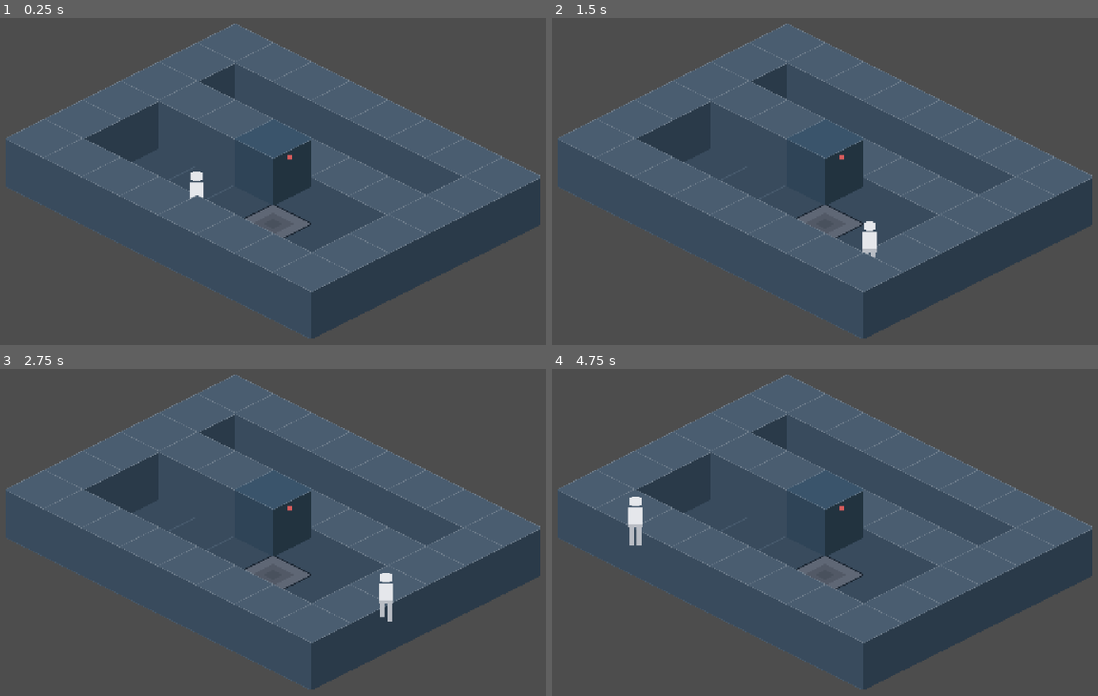
Above: before the commit, frames 1-4 (two rows, left to right).
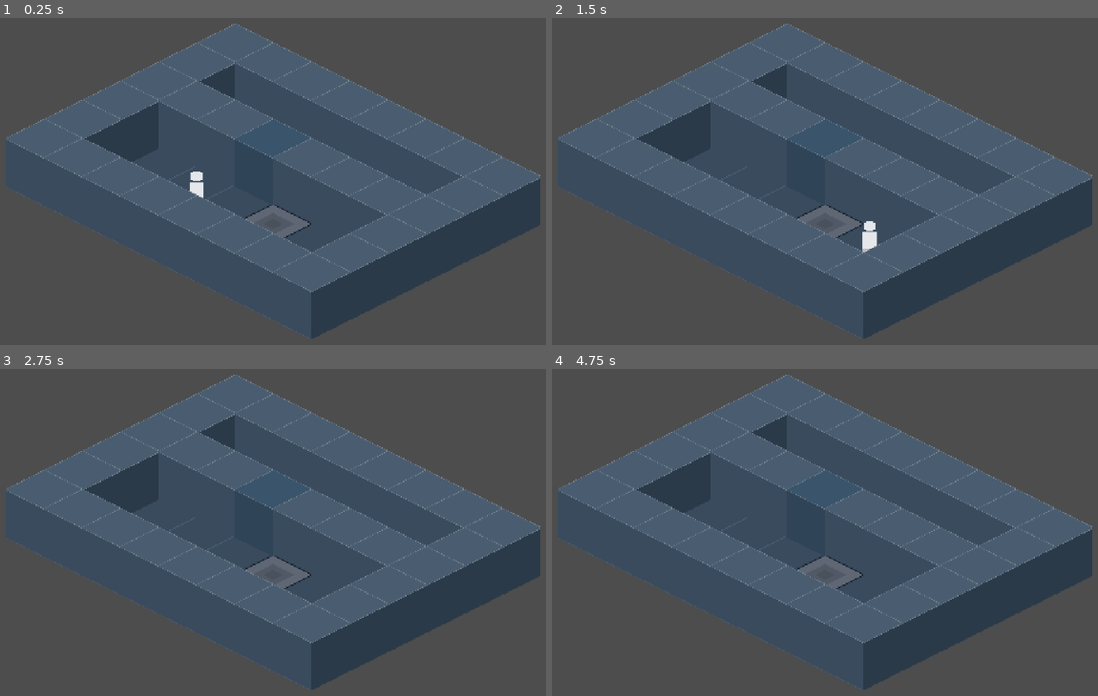
Above: after the commit, the same moments.

Repository: Balsam1213/echoes-of-yesterday
Game: Godot game, scene res://scenes/dev/dev_mechanisms.tscn
The game is run twice, just before and just after one commit, with the same random seed, the same clock (stepped at 60 frames per second) and the same inputs.
Inputs:
- Up to frame 1 (0.25 s): no input
- Up to frame 2 (1.5 s): tap Enter at 0.5 s; hold D (move_right) 0.53-1.28 s; tap E (interact) at 0.6, 1.35 s; hold S (move_down) from 1.28 s (still down)
- Up to frame 3 (2.75 s): release S (move_down) at 2.03 s; hold D (move_right) from 2.03 s (still down); tap E (interact) at 2.1 s
- Up to frame 4 (4.75 s): release D (move_right) at 2.78 s; hold W (move_up) 2.78-3.53 s; tap E (interact) at 2.85, 3.6, 4.35 s; hold A (move_left) from 3.53 s (still down)

The runs differ from the first frame. In frame 1, 1.0% of the frame differs, in the area x 34-97%, y 36-58%; in frame 2, 1.1%; in frame 3, 1.3%; in frame 4, 1.4%, in the area x 13-97%, y 36-58%.

Commit message:
fix(dev): 墙体贴图偏移改用 Sprite2D.offset,Y-sort 基准回脚印格位(修墙躺倒穿模);冒烟增底墙遮挡场景

Diff:
--- a/EchoesOfYesterday/scenes/dev/dev_mechanisms.tscn
+++ b/EchoesOfYesterday/scenes/dev/dev_mechanisms.tscn
@@ -39,187 +39,216 @@
 [sub_resource type="RectangleShape2D" id="RectangleShape2D_c0oxv"]
 size = Vector2(103.55418, 14)
 
-[node name="DevMechanisms" type="Node2D" unique_id=1821516071]
+[node name="DevMechanisms" type="Node2D" unique_id=862901063]
 script = ExtResource("1_t70o4")
 
-[node name="Floor" type="TileMapLayer" parent="." unique_id=2026852258]
+[node name="Floor" type="TileMapLayer" parent="." unique_id=988600950]
 tile_map_data = PackedByteArray("AAAAAAAAAAAAAAAAAAAAAAEAAAAAAAAAAAAAAAIAAAAAAAAAAAAAAAMAAAAAAAAAAAAAAAQAAAAAAAAAAAAAAA …(688 unchanged characters)…
 tile_set = SubResource("TileSet_qypkh")
 
-[node name="Boundary" type="StaticBody2D" parent="." unique_id=542240605]
-collision_mask = 0
-
-[node name="@CollisionShape2D@2" type="CollisionShape2D" parent="Boundary" unique_id=988461792]
+[node name="Boundary" type="StaticBody2D" parent="." unique_id=1971430031]
+collision_mask = 0
+
+[node name="@CollisionShape2D@2" type="CollisionShape2D" parent="Boundary" unique_id=1413036446]
 position = Vector2(154.63344, 74.73312)
 rotation = 0.4636476
 shape = SubResource("RectangleShape2D_gm4wa")
 
-[node name="@CollisionShape2D@3" type="CollisionShape2D" parent="Boundary" unique_id=403427502]
+[node name="@CollisionShape2D@3" type="CollisionShape2D" parent="Boundary" unique_id=235032683]
 position = Vector2(186.63344, 165.26688)
 rotation = 2.6779451
 shape = SubResource("RectangleShape2D_3dmmu")
 
-[node name="@CollisionShape2D@4" type="CollisionShape2D" parent="Boundary" unique_id=488194938]
+[node name="@CollisionShape2D@4" type="CollisionShape2D" parent="Boundary" unique_id=1895517864]
 position = Vector2(-26.633438, 149.26688)
 rotation = -2.6779451
 shape = SubResource("RectangleShape2D_mjcft")
 
-[node name="@CollisionShape2D@5" type="CollisionShape2D" parent="Boundary" unique_id=1030120173]
+[node name="@CollisionShape2D@5" type="CollisionShape2D" parent="Boundary" unique_id=2003696988]
 position = Vector2(-58.63344, 58.733124)
 rotation = -0.4636476
 shape = SubResource("RectangleShape2D_77al3")
 
-[node name="YSorted" type="Node2D" parent="." unique_id=1669271590]
+[node name="YSorted" type="Node2D" parent="." unique_id=334919033]
 y_sort_enabled = true
 
-[node name="@Sprite2D@6" type="Sprite2D" parent="YSorted" unique_id=1963004389]
-position = Vector2(32, -8)
-texture = ExtResource("3_jucjc")
-
-[node name="@Sprite2D@7" type="Sprite2D" parent="YSorted" unique_id=968760052]
-position = Vector2(0, 8)
-texture = ExtResource("3_jucjc")
-
-[node name="@Sprite2D@8" type="Sprite2D" parent="YSorted" unique_id=1089097070]
-position = Vector2(-32, 24)
-texture = ExtResource("3_jucjc")
-
-[node name="@Sprite2D@9" type="Sprite2D" parent="YSorted" unique_id=329062011]
-position = Vector2(-64, 40)
-texture = ExtResource("3_jucjc")
-
-[node name="@Sprite2D@10" type="Sprite2D" parent="YSorted" unique_id=1736220198]
-position = Vector2(-96, 56)
-texture = ExtResource("3_jucjc")
-
-[node name="@Sprite2D@11" type="Sprite2D" parent="YSorted" unique_id=1853195467]
-position = Vector2(-128, 72)
-texture = ExtResource("3_jucjc")
-
-[node name="@Sprite2D@12" type="Sprite2D" parent="YSorted" unique_id=505480990]
-position = Vector2(64, 8)
-texture = ExtResource("3_jucjc")
-
-[node name="@Sprite2D@13" type="Sprite2D" parent="YSorted" unique_id=1083163771]
-position = Vector2(-96, 88)
-texture = ExtResource("3_jucjc")
-
-[node name="@Sprite2D@14" type="Sprite2D" parent="YSorted" unique_id=350976340]
-position = Vector2(96, 24)
-texture = ExtResource("3_jucjc")
-
-[node name="@Sprite2D@15" type="Sprite2D" parent="YSorted" unique_id=1060462720]
-position = Vector2(-64, 104)
-texture = ExtResource("3_jucjc")
-
-[node name="@Sprite2D@16" type="Sprite2D" parent="YSorted" unique_id=521570040]
-position = Vector2(128, 40)
-texture = ExtResource("3_jucjc")
-
-[node name="@Sprite2D@17" type="Sprite2D" parent="YSorted" unique_id=101847524]
-position = Vector2(-32, 120)
-texture = ExtResource("3_jucjc")
-
-[node name="@Sprite2D@18" type="Sprite2D" parent="YSorted" unique_id=1257135660]
-position = Vector2(160, 56)
-texture = ExtResource("3_jucjc")
-
-[node name="@Sprite2D@19" type="Sprite2D" parent="YSorted" unique_id=381446506]
-position = Vector2(0, 136)
-texture = ExtResource("3_jucjc")
-
-[node name="@Sprite2D@20" type="Sprite2D" parent="YSorted" unique_id=187021777]
-position = Vector2(192, 72)
-texture = ExtResource("3_jucjc")
-
-[node name="@Sprite2D@21" type="Sprite2D" parent="YSorted" unique_id=1921352517]
-position = Vector2(32, 152)
-texture = ExtResource("3_jucjc")
-
-[node name="@Sprite2D@22" type="Sprite2D" parent="YSorted" unique_id=2045308116]
-position = Vector2(224, 88)
-texture = ExtResource("3_jucjc")
-
-[node name="@Sprite2D@23" type="Sprite2D" parent="YSorted" unique_id=1711966493]
-position = Vector2(64, 168)
-texture = ExtResource("3_jucjc")
-
-[node name="@Sprite2D@24" type="Sprite2D" parent="YSorted" unique_id=1994777352]
-position = Vector2(256, 104)
-texture = ExtResource("3_jucjc")
-
-[node name="@Sprite2D@25" type="Sprite2D" parent="YSorted" unique_id=1977728794]
-position = Vector2(224, 120)
-texture = ExtResource("3_jucjc")
-
-[node name="@Sprite2D@26" type="Sprite2D" parent="YSorted" unique_id=353895014]
-position = Vector2(192, 136)
-texture = ExtResource("3_jucjc")
-
-[node name="@Sprite2D@27" type="Sprite2D" parent="YSorted" unique_id=1708611947]
-position = Vector2(160, 152)
-texture = ExtResource("3_jucjc")
-
-[node name="@Sprite2D@28" type="Sprite2D" parent="YSorted" unique_id=952884389]
-position = Vector2(128, 168)
-texture = ExtResource("3_jucjc")
-
-[node name="@Sprite2D@29" type="Sprite2D" parent="YSorted" unique_id=1059461470]
-position = Vector2(96, 184)
-texture = ExtResource("3_jucjc")
-
-[node name="@Sprite2D@30" type="Sprite2D" parent="YSorted" unique_id=438017661]
-position = Vector2(0, 40)
-texture = ExtResource("3_jucjc")
-
-[node name="@Sprite2D@31" type="Sprite2D" parent="YSorted" unique_id=1534628938]
-position = Vector2(32, 56)
-texture = ExtResource("3_jucjc")
-
-[node name="@Sprite2D@32" type="Sprite2D" parent="YSorted" unique_id=818173039]
-position = Vector2(96, 88)
-texture = ExtResource("3_jucjc")
-
-[node name="@Sprite2D@33" type="Sprite2D" parent="YSorted" unique_id=908095519]
-position = Vector2(128, 104)
-texture = ExtResource("3_jucjc")
-
-[node name="@Sprite2D@34" type="Sprite2D" parent="YSorted" unique_id=1900452111]
-position = Vector2(160, 120)
-texture = ExtResource("3_jucjc")
-
-[node name="PressureSwitch" type="Area2D" parent="YSorted" unique_id=1292401468 instance=ExtResource("4_kdvtn")]
+[node name="@Sprite2D@6" type="Sprite2D" parent="YSorted" unique_id=796629372]
+position = Vector2(32, 16)
+texture = ExtResource("3_jucjc")
+offset = Vector2(0, -24)
+
+[node name="@Sprite2D@7" type="Sprite2D" parent="YSorted" unique_id=1407209199]
+position = Vector2(0, 32)
+texture = ExtResource("3_jucjc")
+offset = Vector2(0, -24)
+
+[node name="@Sprite2D@8" type="Sprite2D" parent="YSorted" unique_id=581726120]
+position = Vector2(-32, 48)
+texture = ExtResource("3_jucjc")
+offset = Vector2(0, -24)
+
+[node name="@Sprite2D@9" type="Sprite2D" parent="YSorted" unique_id=1327588504]
+position = Vector2(-64, 64)
+texture = ExtResource("3_jucjc")
+offset = Vector2(0, -24)
+
+[node name="@Sprite2D@10" type="Sprite2D" parent="YSorted" unique_id=772804822]
+position = Vector2(-96, 80)
+texture = ExtResource("3_jucjc")
+offset = Vector2(0, -24)
+
+[node name="@Sprite2D@11" type="Sprite2D" parent="YSorted" unique_id=98760150]
+position = Vector2(-128, 96)
+texture = ExtResource("3_jucjc")
+offset = Vector2(0, -24)
+
+[node name="@Sprite2D@12" type="Sprite2D" parent="YSorted" unique_id=1338939790]
+position = Vector2(64, 32)
+texture = ExtResource("3_jucjc")
+offset = Vector2(0, -24)
+
+[node name="@Sprite2D@13" type="Sprite2D" parent="YSorted" unique_id=276531579]
+position = Vector2(-96, 112)
+texture = ExtResource("3_jucjc")
+offset = Vector2(0, -24)
+
+[node name="@Sprite2D@14" type="Sprite2D" parent="YSorted" unique_id=330719686]
+position = Vector2(96, 48)
+texture = ExtResource("3_jucjc")
+offset = Vector2(0, -24)
+
+[node name="@Sprite2D@15" type="Sprite2D" parent="YSorted" unique_id=1948458803]
+position = Vector2(-64, 128)
+texture = ExtResource("3_jucjc")
+offset = Vector2(0, -24)
+
+[node name="@Sprite2D@16" type="Sprite2D" parent="YSorted" unique_id=56879980]
+position = Vector2(128, 64)
+texture = ExtResource("3_jucjc")
+offset = Vector2(0, -24)
+
+[node name="@Sprite2D@17" type="Sprite2D" parent="YSorted" unique_id=373196708]
+position = Vector2(-32, 144)
+texture = ExtResource("3_jucjc")
+offset = Vector2(0, -24)
+
+[node name="@Sprite2D@18" type="Sprite2D" parent="YSorted" unique_id=1268918904]
+position = Vector2(160, 80)
+texture = ExtResource("3_jucjc")
+offset = Vector2(0, -24)
+
+[node name="@Sprite2D@19" type="Sprite2D" parent="YSorted" unique_id=543474471]
+position = Vector2(0, 160)
+texture = ExtResource("3_jucjc")
+offset = Vector2(0, -24)
+
+[node name="@Sprite2D@20" type="Sprite2D" parent="YSorted" unique_id=1413724273]
+position = Vector2(192, 96)
+texture = ExtResource("3_jucjc")
+offset = Vector2(0, -24)
+
+[node name="@Sprite2D@21" type="Sprite2D" parent="YSorted" unique_id=103157421]
+position = Vector2(32, 176)
+texture = ExtResource("3_jucjc")
+offset = Vector2(0, -24)
+
+[node name="@Sprite2D@22" type="Sprite2D" parent="YSorted" unique_id=148914367]
+position = Vector2(224, 112)
+texture = ExtResource("3_jucjc")
+offset = Vector2(0, -24)
+
+[node name="@Sprite2D@23" type="Sprite2D" parent="YSorted" unique_id=13778691]
+position = Vector2(64, 192)
+texture = ExtResource("3_jucjc")
+offset = Vector2(0, -24)
+
+[node name="@Sprite2D@24" type="Sprite2D" parent="YSorted" unique_id=265488760]
+position = Vector2(256, 128)
+texture = ExtResource("3_jucjc")
+offset = Vector2(0, -24)
+
+[node name="@Sprite2D@25" type="Sprite2D" parent="YSorted" unique_id=532909070]
+position = Vector2(224, 144)
+texture = ExtResource("3_jucjc")
+offset = Vector2(0, -24)
+
+[node name="@Sprite2D@26" type="Sprite2D" parent="YSorted" unique_id=1107136825]
+position = Vector2(192, 160)
+texture = ExtResource("3_jucjc")
+offset = Vector2(0, -24)
+
+[node name="@Sprite2D@27" type="Sprite2D" parent="YSorted" unique_id=1961997775]
+position = Vector2(160, 176)
+texture = ExtResource("3_jucjc")
+offset = Vector2(0, -24)
+
+[node name="@Sprite2D@28" type="Sprite2D" parent="YSorted" unique_id=1765811173]
+position = Vector2(128, 192)
+texture = ExtResource("3_jucjc")
+offset = Vector2(0, -24)
+
+[node name="@Sprite2D@29" type="Sprite2D" parent="YSorted" unique_id=147834476]
+position = Vector2(96, 208)
+texture = ExtResource("3_jucjc")
+offset = Vector2(0, -24)
+
+[node name="@Sprite2D@30" type="Sprite2D" parent="YSorted" unique_id=1551741765]
+position = Vector2(0, 64)
+texture = ExtResource("3_jucjc")
+offset = Vector2(0, -24)
+
+[node name="@Sprite2D@31" type="Sprite2D" parent="YSorted" unique_id=876049794]
+position = Vector2(32, 80)
+texture = ExtResource("3_jucjc")
+offset = Vector2(0, -24)
+
+[node name="@Sprite2D@32" type="Sprite2D" parent="YSorted" unique_id=216726865]
+position = Vector2(96, 112)
+texture = ExtResource("3_jucjc")
+offset = Vector2(0, -24)
+
+[node name="@Sprite2D@33" type="Sprite2D" parent="YSorted" unique_id=1779236921]
+position = Vector2(128, 128)
+texture = ExtResource("3_jucjc")
+offset = Vector2(0, -24)
+
+[node name="@Sprite2D@34" type="Sprite2D" parent="YSorted" unique_id=374579048]
+position = Vector2(160, 144)
+texture = ExtResource("3_jucjc")
+offset = Vector2(0, -24)
+
+[node name="PressureSwitch" type="Area2D" parent="YSorted" unique_id=989943400 instance=ExtResource("4_kdvtn")]
 unique_name_in_owner = true
 position = Vector2(64, 128)
 collision_layer = 8
 collision_mask = 6
 script = ExtResource("5_uf0ug")
 
-[node name="SecurityDoor" type="StaticBody2D" parent="YSorted" unique_id=1521501669 instance=ExtResource("6_nphhp")]
+[node name="SecurityDoor" type="StaticBody2D" parent="YSorted" unique_id=1712296728 instance=ExtResource("6_nphhp")]
 unique_name_in_owner = true
 position = Vector2(64, 96)
 collision_mask = 0
 script = ExtResource("7_jffkr")
 
-[node name="Player" type="CharacterBody2D" parent="YSorted" unique_id=429095675 instance=ExtResource("8_5h515")]
+[node name="Player" type="CharacterBody2D" parent="YSorted" unique_id=212102953 instance=ExtResource("8_5h515")]
 position = Vector2(0, 128)
 collision_layer = 2
 motion_mode = 1
 script = ExtResource("9_uj1uw")
 camera_limit_rect = Rect2i(-160, -32, 448, 256)
 
-[node name="WallSegment" type="StaticBody2D" parent="." unique_id=1021863026]
+[node name="WallSegment" type="StaticBody2D" parent="." unique_id=1213329340]
 position = Vector2(16, 72)
 collision_mask = 0
 
-[node name="@CollisionShape2D@35" type="CollisionShape2D" parent="WallSegment" unique_id=2089427414]
+[node name="@CollisionShape2D@35" type="CollisionShape2D" parent="WallSegment" unique_id=1857381177]
 rotation = 0.4636476
 shape = SubResource("RectangleShape2D_uvgnk")
 
-[node name="@StaticBody2D@36" type="StaticBody2D" parent="." unique_id=894947591]
+[node name="@StaticBody2D@36" type="StaticBody2D" parent="." unique_id=1479627936]
 position = Vector2(128, 128)
 collision_mask = 0
 
-[node name="@CollisionShape2D@37" type="CollisionShape2D" parent="@StaticBody2D@36" unique_id=568622351]
+[node name="@CollisionShape2D@37" type="CollisionShape2D" parent="@StaticBody2D@36" unique_id=63826690]
 rotation = 0.4636476
 shape = SubResource("RectangleShape2D_c0oxv")
--- a/EchoesOfYesterday/tools/build_dev_mechanisms.gd
+++ b/EchoesOfYesterday/tools/build_dev_mechanisms.gd
@@ -100,7 +100,10 @@
 func _make_wall(tex: Texture2D, pos: Vector2) -> Sprite2D:
 	var sprite := Sprite2D.new()
 	sprite.texture = tex
-	sprite.position = pos + Vector2(0, -24)  # 64×80 立体贴图:脚印菱形中心 (32,64) 对齐格位
+	sprite.position = pos
+	# 贴图上移必须用 offset(仅影响绘制):Y-sort 按节点 position 排序,
+	# 若把偏移烘进 position,排序点会北移 24px,导致玩家在墙后却画在墙前(墙"躺倒"穿模)
+	sprite.offset = Vector2(0, -24)
 	return sprite
 
 
--- a/EchoesOfYesterday/tools/smoke_screenshot.gd
+++ b/EchoesOfYesterday/tools/smoke_screenshot.gd
@@ -54,6 +54,14 @@
 	Input.action_release("move_down")
 	await _frames(WAIT)
 	print("B: pos=", player.global_position, " switch_active=", sw.is_active(), " door_open=", door.is_open())
-	print("B: panel_pos=", panel.position, " light_mod=", light.modulate, " blocker_disabled=", door.get_node("%Blocker").disabled)
 	await _shot("smoke_m2_closed.png")
+	# 3) 向右下压到底墙:玩家应被墙立方体遮挡(墙在前),验证 Y-sort 排序基准修复
+	Input.action_press("move_right")
+	Input.action_press("move_down")
+	await _frames(30)
+	Input.action_release("move_right")
+	Input.action_release("move_down")
+	await _frames(WAIT)
+	print("C: pos=", player.global_position)
+	await _shot("smoke_bottom.png")
 	quit()
